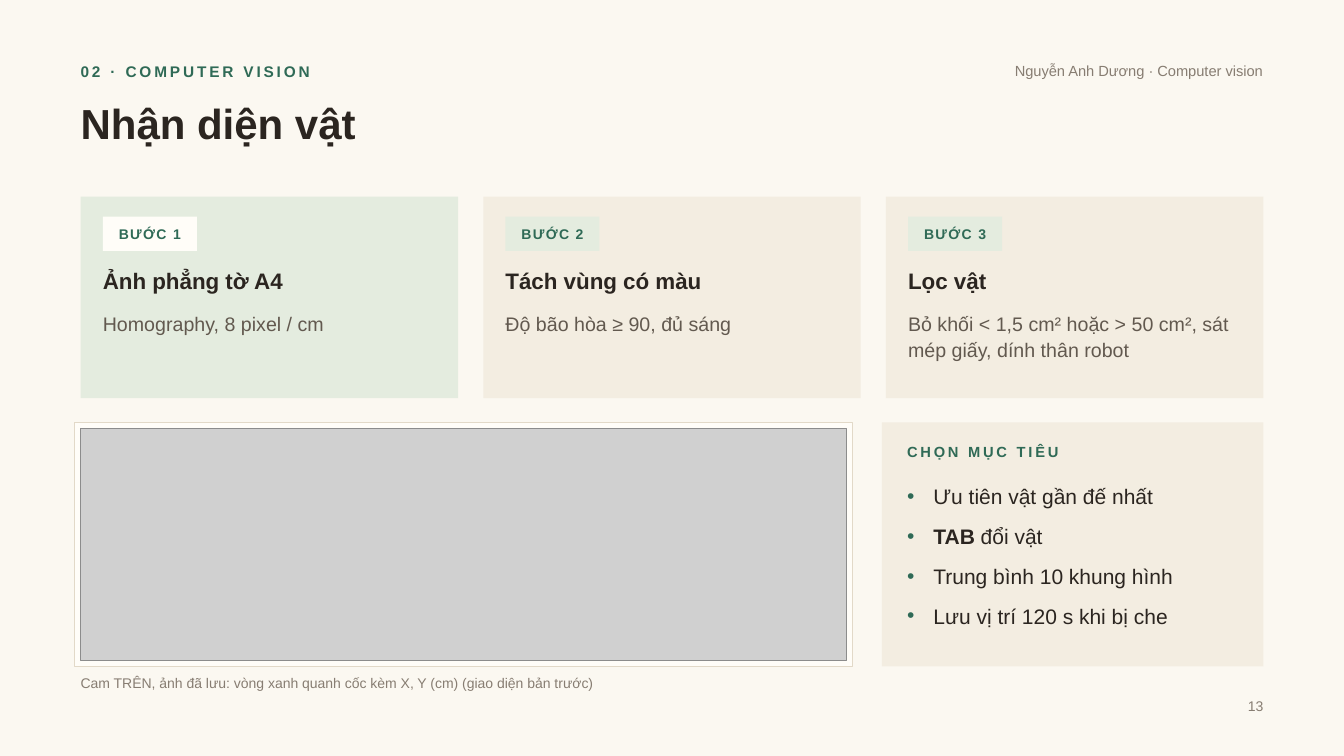
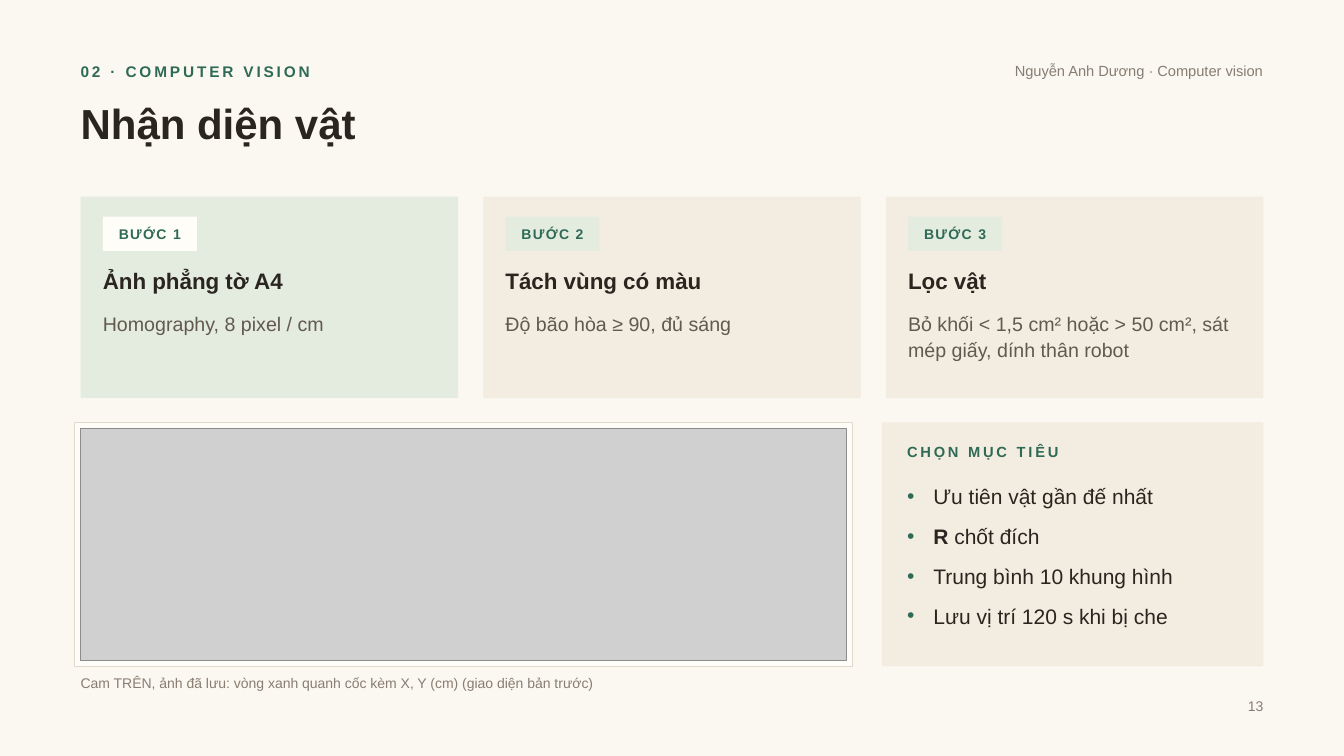
Before and after one commit to DuongNAD/Project_IoT, a slide deck: slide 13 of slides/Project_IoT_ThuyetTrinh.pptx. Drawn at 1344x756 pixels with LibreOffice and Linux fonts; fonts in the diff are those of the drawing; grey boxes stand for pictures. Boxes give left, top, right and bottom in pixels: in the first picture for what was removed or moved away, otherwise in the second. Text is boxed around its words. In the diff, an @@ line names an element or a change of style, - is before the commit and + after.

```diff
--- a/slides/Project_IoT_ThuyetTrinh.pptx
+++ b/slides/Project_IoT_ThuyetTrinh.pptx
@@ text at (933, 528, 1040, 544): text changed @@
-• TAB đổi vật
+• R chốt đích
```
Also in this commit, not shown: 17 other files.
